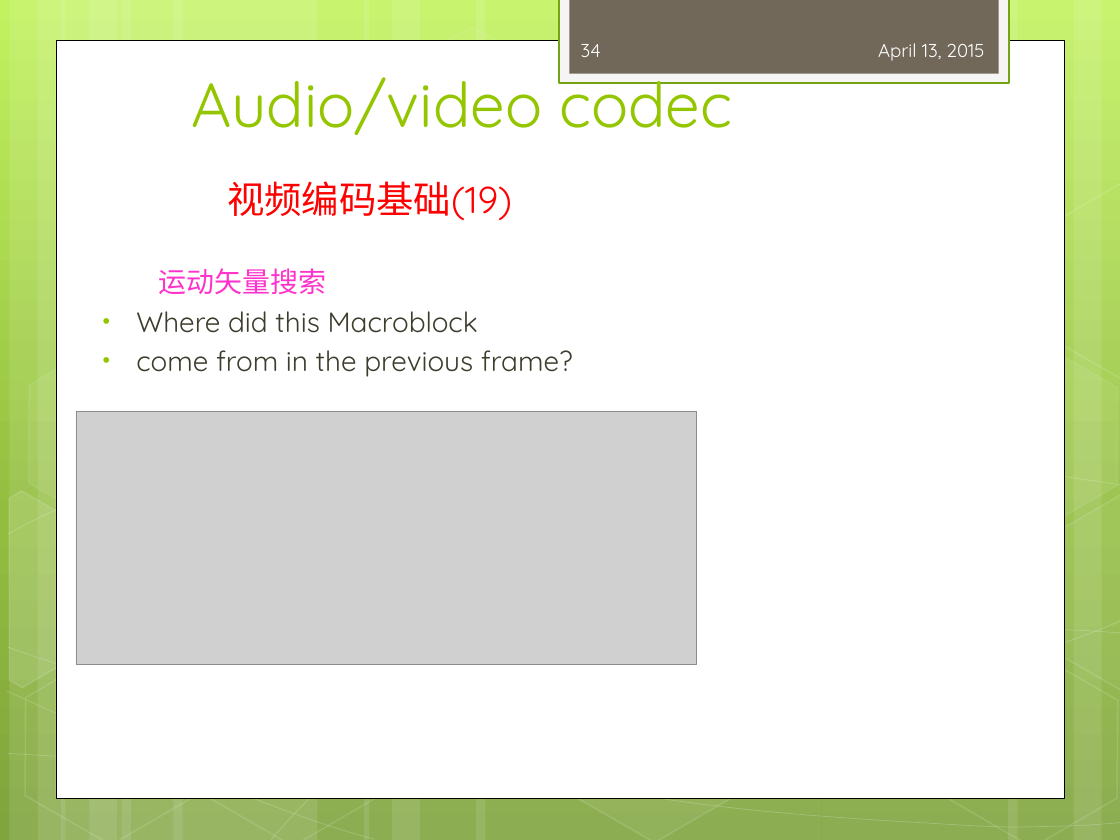
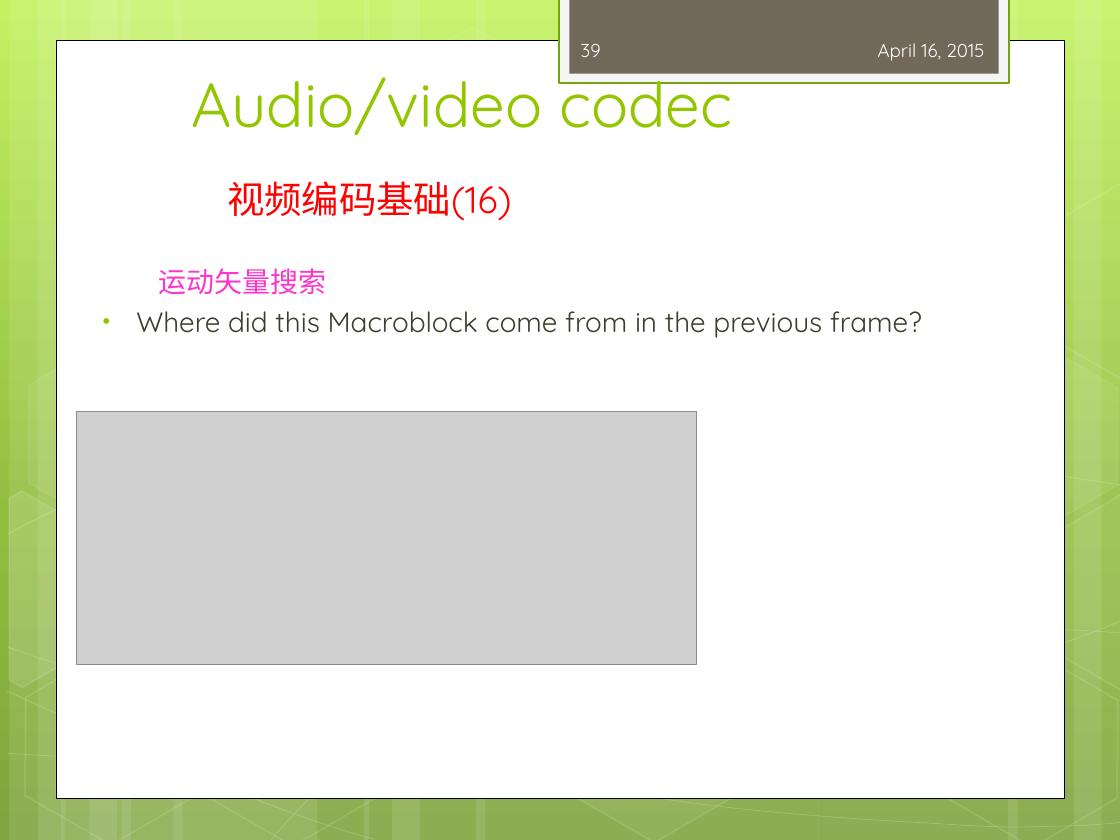
Before and after one commit to peterjerry/MeetSDK, a slide deck: slide 39 of engine2/Doc/training/mediaplayer_training.pptx (slide 34 before the commit). Drawn at 1120x840 pixels with LibreOffice and Linux fonts; fonts in the diff are those of the drawing; grey boxes stand for pictures. Boxes give left, top, right and bottom in pixels: in the first picture for what was removed or moved away, otherwise in the second. Text is boxed around its words. In the diff, an @@ line names an element or a change of style, - is before the commit and + after.

```diff
--- a/engine2/Doc/training/mediaplayer_training.pptx
+++ b/engine2/Doc/training/mediaplayer_training.pptx
@@ page number at (581,44,601,57): text changed @@
-34
+39
@@ text at (878,43,984,61): text changed @@
-April 13, 2015
+April 16, 2015
@@ text at (227,181,511,220): text changed @@
-视频编码基础(19)
+视频编码基础(16)
@@ text at (136,311,922,338): text changed @@
-• Where did this Macroblock
-• come from in the previous frame?
+• Where did this Macroblock come from in the previous frame?
```
Also in this commit, not shown: 44 other slides changed, 12 slides added, 4 other files.
